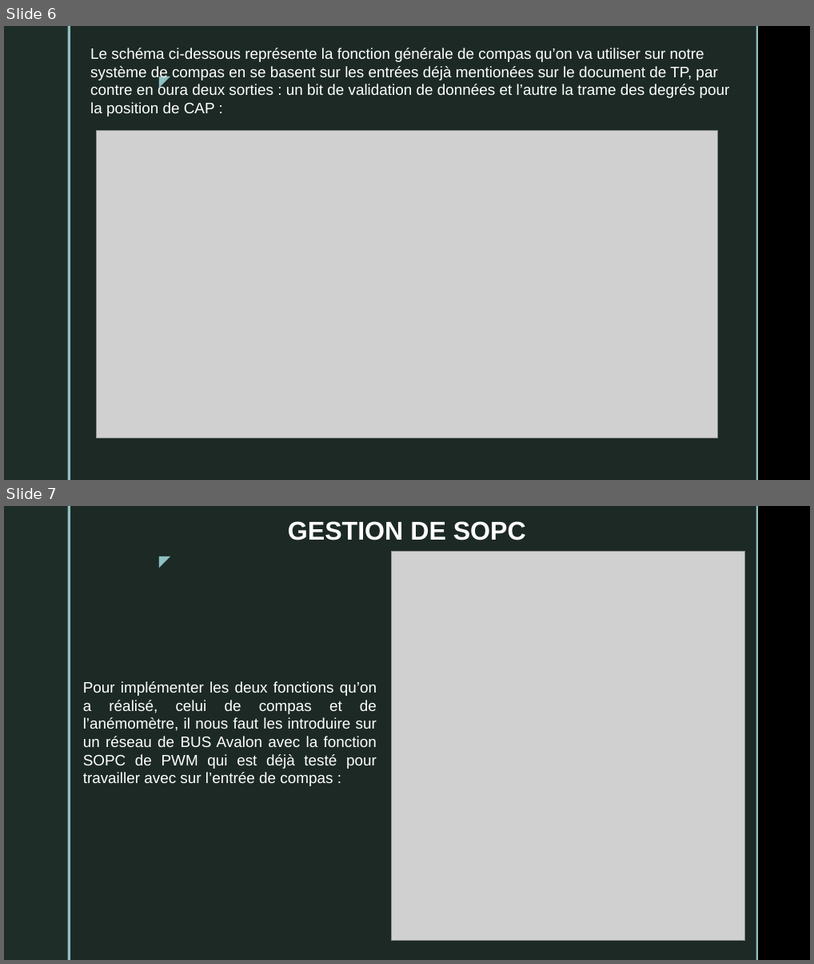
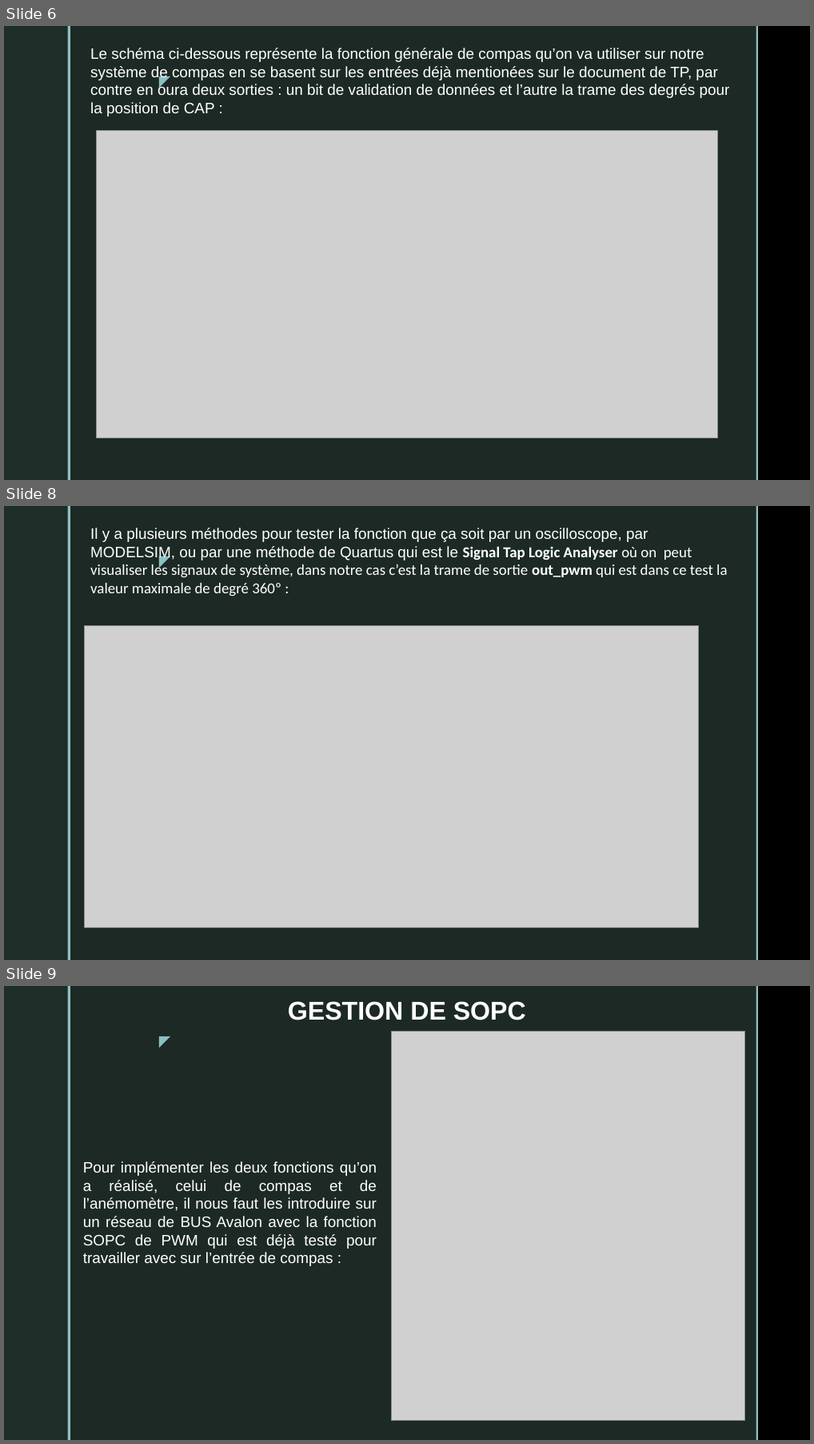
Before and after one commit to abdelhaak/BE_VHDL_2023_G19, a slide deck: SYSTÈME DE PILOTE DE BARRE.pptx. Shown one above the other, each under a label of ours: slides 6 and 7 before the commit, slides 6, 8 and 9 after it; the slides between them are not shown. The pictures are 814x964 and 814x1444 pixels, drawn with LibreOffice and Linux fonts; fonts in the diff are those of the drawing; grey boxes stand for pictures; background and template pictures are left out. Boxes give left, top, right and bottom in pixels: in the first picture for what was removed or moved away, otherwise in the second. Text is boxed around its words. In the diff, an @@ line names an element or a change of style, - is before the commit and + after.

```diff
--- a/SYSTÈME DE PILOTE DE BARRE.pptx
+++ b/SYSTÈME DE PILOTE DE BARRE.pptx
@@ slide 8 added at box(4, 506, 810, 960), background picture (left out); not listed: 5 template elements that a slide beside it also shows @@
@@ text added at box(90, 528, 727, 596), 18 pt, text #FFFFFF @@
+Il y a plusieurs méthodes pour tester la fonction que ça soit par un oscilloscope, par MODELSIM, ou par une méthode de Quartus qui est le Signal Tap Logic Analyser où on peut visualiser les signaux de système, dans notre cas c’est la trame de sortie out_pwm qui est dans ce test la valeur maximale de degré 360º :
@@ picture added at box(85, 626, 698, 928) @@
@@ what was slide 7 is now slide 9 @@
```
Also in this commit, not shown: 1 other slide added, 1 other file.
